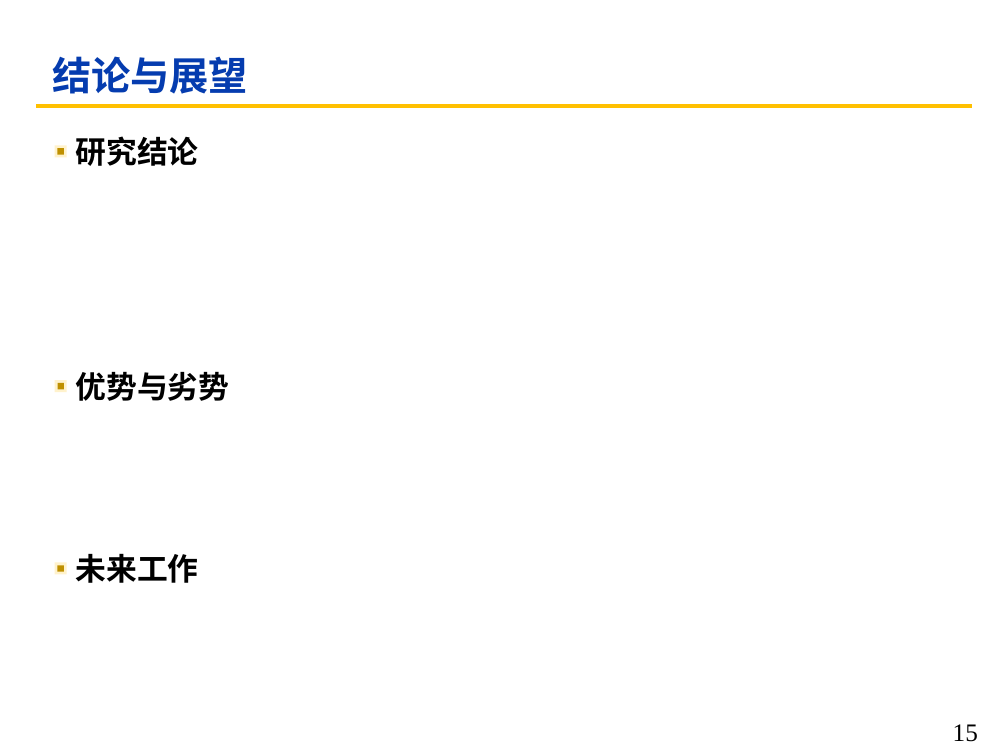
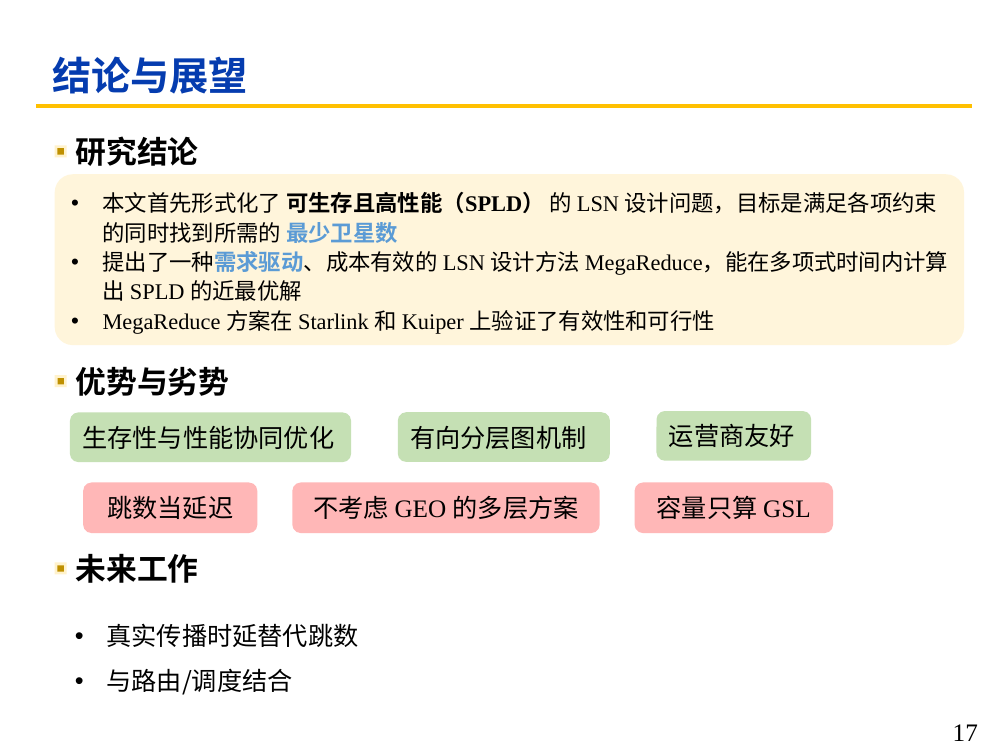
Before and after one commit to cyanbird811/ANTL_papers, a slide deck: slide 17 of 互联网络的设计_汇报/卫星/SPLD/PPT.pptx (slide 15 before the commit). Drawn at 1008x756 pixels with LibreOffice and Linux fonts; fonts in the diff are those of the drawing. Boxes give left, top, right and bottom in pixels: in the first picture for what was removed or moved away, otherwise in the second. Text is boxed around its words. In the diff, an @@ line names an element or a change of style, - is before the commit and + after.

```diff
--- a/互联网络的设计_汇报/卫星/SPLD/PPT.pptx
+++ b/互联网络的设计_汇报/卫星/SPLD/PPT.pptx
@@ rounded rectangle added at bbox=[54, 174, 964, 346], fill #FFF2CC at 70% opacity @@
@@ text added at bbox=[103, 192, 948, 334], 16 pt, text #000000 @@
+• 本文首先形式化了 可生存且高性能（SPLD） 的 LSN 设计问题，目标是满足各项约束的同时找到所需的 最少卫星数
+• 提出了一种需求驱动、成本有效的 LSN 设计方法 MegaReduce，能在多项式时间内计算出 SPLD 的近最优解
+• MegaReduce 方案在 Starlink 和 Kuiper 上验证了有效性和可行性
@@ 2 rectangles, 1 text: place and size @@
-2 rectangles, 1 text at bbox=[54, 371, 230, 401]
+2 rectangles, 1 text at bbox=[54, 366, 230, 396]
@@ rounded rectangle added at bbox=[70, 412, 351, 462], fill #C5E0B4, 18 pt, text #000000 @@
+生存性与性能协同优化
@@ rounded rectangle added at bbox=[398, 412, 610, 462], fill #C5E0B4, 18 pt, text #000000 @@
+有向分层图机制
@@ rounded rectangle added at bbox=[656, 411, 810, 461], fill #C5E0B4, 18 pt, text #000000 @@
+运营商友好
@@ rounded rectangle added at bbox=[83, 483, 257, 533], fill #FFB7B7, 18 pt, text #000000 @@
+跳数当延迟
@@ rounded rectangle added at bbox=[292, 483, 600, 533], fill #FFB7B7, 18 pt, text #000000 @@
+不考虑 GEO 的多层方案
@@ rounded rectangle added at bbox=[635, 483, 834, 533], fill #FFB7B7, 18 pt, text #000000 @@
+容量只算 GSL
@@ text added at bbox=[106, 623, 358, 695], 18 pt, text #000000 @@
+• 真实传播时延替代跳数
+• 与路由/调度结合
@@ page number at bbox=[953, 724, 978, 741]: text changed @@
-15
+17
```
Also in this commit, not shown: 5 other slides changed, 1 slide added, 1 slide removed.
